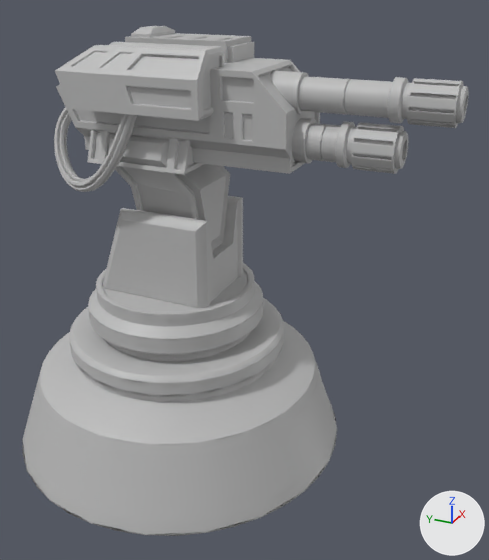
The FBX model Assets/Artes/Animacao/Torreta/Torreta.fbx: old version first, new version second.
The view is the same before and after, from a 50 mm lens placed at (-5.47, -3.23, 4.62), pointed at (0.04, -0.75, 1.87). Every picture has the same lights, and +X, +Y and +Z are marked at lower right. Where no turn or scale is listed for an object, it has been applied to the vertices. Vertices at the same position are counted once.
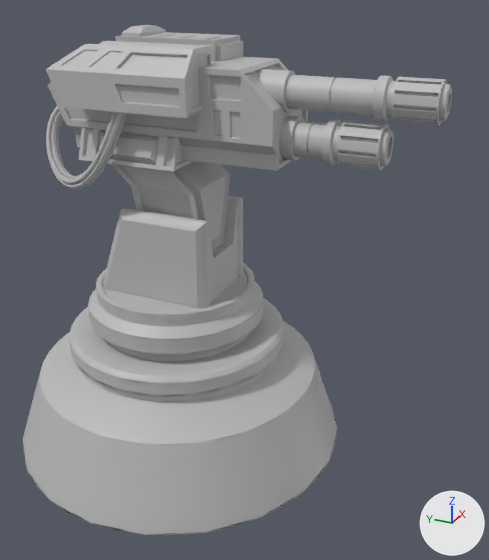
Boxes [x1, y1, x2, y2] around the edits, measured in the pictures (489 x 560 px; the box of a moved part takes in the faces that stretch with it):
'polySurface29', reshaped, moved, turned: before [54, 26, 469, 192]; after [46, 25, 452, 189]
part 1 of me_mesh_001, added: after [46, 41, 212, 118]
part 2 of me_mesh_001, moved or reshaped: before [56, 58, 320, 174]; after [48, 57, 308, 171]
part 3 of me_mesh_001, moved or reshaped: before [54, 115, 133, 192]; after [46, 113, 123, 189]
part 4 of me_mesh_001, moved or reshaped: before [87, 130, 204, 174]; after [78, 128, 194, 172]
part 5 of me_mesh_001, moved or reshaped: before [131, 26, 175, 38]; after [122, 25, 165, 37]
part 6 of me_mesh_001, moved or reshaped: before [292, 118, 409, 174]; after [279, 116, 394, 171]
part 7 of me_mesh_001, moved or reshaped: before [54, 107, 127, 187]; after [46, 106, 117, 184]
part 8 of me_mesh_001, moved or reshaped: before [90, 115, 137, 191]; after [81, 113, 127, 188]
part 9 of me_mesh_001, moved or reshaped: before [59, 113, 93, 182]; after [51, 111, 84, 179]
part 10 of me_mesh_001, moved or reshaped: before [64, 117, 76, 174]; after [56, 116, 69, 173]
part 11 of me_mesh_001, added: after [257, 69, 452, 125]
part 12 of me_mesh_001, deleted: before [270, 70, 469, 128]
part 13 of me_mesh_001, deleted: before [125, 33, 254, 63]
part 14 of me_mesh_001, moved or reshaped: before [55, 42, 224, 121]; after [115, 32, 243, 62]

Diff of the bpy script that builds the scene:
```diff
--- a/Assets/Artes/Animacao/Torreta/Torreta.fbx.py
+++ b/Assets/Artes/Animacao/Torreta/Torreta.fbx.py
@@ me_mesh_001 @@
 # used by ob_polysurface29; location = (-0.06, -0.04, 3.09); rotation_euler = (1.571, 0.0, -1.571), in degrees (90, 0, -90); scale = (0.01, 0.01, 0.01)
-me_mesh_001.from_pydata(...)  # 4557 vertices, 4532 faces; spans x -119.0..257.0, y -34.0..106.0, z -63.0..63.0
+me_mesh_001.from_pydata(...)  # 4536 vertices, 4511 faces; spans x -63.0..63.0, y -29.0..111.0, z -112.0..264.0
+# me_mesh_001 part 1: the loose piece of 113 vertices spanning x -73.0..65.0, y 45.0..96.0, z 15.0..62.0 is copied, and the copy is turned -90 degrees about the y axis through its middle, then moved by (-34.0, 5.0, -36.0); it spans x -62.0..-15.0, y 50.0..102.0, z -67.0..72.0
+# me_mesh_001 part 2: the loose piece of 240 vertices spanning x -93.0..129.0, y 0.0..81.0, z -47.0..39.0 is turned -90 degrees about the y axis through its middle, then moved by (-14.0, 5.0, 29.0)
+# me_mesh_001 part 3: the loose piece of 480 vertices spanning x -119.0..0.0, y -33.0..58.0, z -1.0..63.0 is turned -90 degrees about the y axis through its middle, then moved by (28.0, 5.0, -84.0)
+# me_mesh_001 part 4: the loose piece of 120 vertices spanning x -59.0..41.0, y -5.0..25.0, z -56.0..48.0 is turned -90 degrees about the y axis through its middle, then moved by (14.0, 5.0, 1.0)
+# me_mesh_001 part 5: the loose piece of 12 vertices spanning x -40.0..-20.0, y 96.0..106.0, z -54.0..-8.0 is turned -90 degrees about the y axis through its middle, then moved by (61.0, 5.0, 7.0)
+# me_mesh_001 part 6: the loose piece of 582 vertices spanning x 100.0..215.0, y 2.0..40.0, z -24.0..15.0 is turned -90 degrees about the y axis through its middle, then moved by (-153.0, 5.0, 168.0)
+# me_mesh_001 part 7: the loose piece of 480 vertices spanning x -116.0..-5.0, y -29.0..58.0, z 4.0..63.0 is turned -90 degrees about the y axis through its middle, then moved by (27.0, 5.0, -87.0)
+# me_mesh_001 part 8: the loose piece of 480 vertices spanning x -116.0..1.0, y -34.0..56.0, z -3.0..58.0 is turned -90 degrees about the y axis through its middle, then moved by (30.0, 5.0, -79.0)
+# me_mesh_001 part 9: the loose piece of 480 vertices spanning x -112.0..-7.0, y -26.0..58.0, z 4.0..58.0 is turned -90 degrees about the y axis through its middle, then moved by (29.0, 5.0, -84.0)
+# me_mesh_001 part 10: the loose piece of 480 vertices spanning x -112.0..-4.0, y -30.0..56.0, z -1.0..55.0 is turned -90 degrees about the y axis through its middle, then moved by (31.0, 5.0, -78.0)
+# me_mesh_001 part 11: a new loose piece of 609 vertices spanning x -13.0..22.0, y 48.0..83.0, z 101.0..264.0, in mat_cabeca (grey #bcbcbc)
+# me_mesh_001 part 12: the loose piece of 630 vertices spanning x 95.0..257.0, y 43.0..77.0, z -22.0..13.0 is deleted
+# me_mesh_001 part 13: the loose piece of 136 vertices spanning x -44.0..61.0, y 39.0..98.0, z -63.0..-3.0 is deleted
+# me_mesh_001 part 14: 1 vertex moved within x 63.0, y 96.0, z 46.0; 112 vertices removed from x -73.0..65.0, y 45.0..96.0, z 15.0..62.0; 135 vertices added at x 4.0..63.0, y 45.0..104.0, z -37.0..68.0
 me_mesh_001.materials.append(mat_cabeca)
@@ ob_polysurface29 @@
 ob_polysurface29 = bpy.data.objects.new('polySurface29', me_mesh_001)
-ob_polysurface29.location = (-0.06, -0.04, 3.09)
-ob_polysurface29.rotation_euler = (1.571, 0.0, -1.571)  # degrees (90, 0, -90)
+ob_polysurface29.location = (-0.02, 0.16, 3.04)
+ob_polysurface29.rotation_euler = (1.571, 0.0, 0.0)  # degrees (90, 0, 0)
 ob_polysurface29.scale = (0.01, 0.01, 0.01)
```
